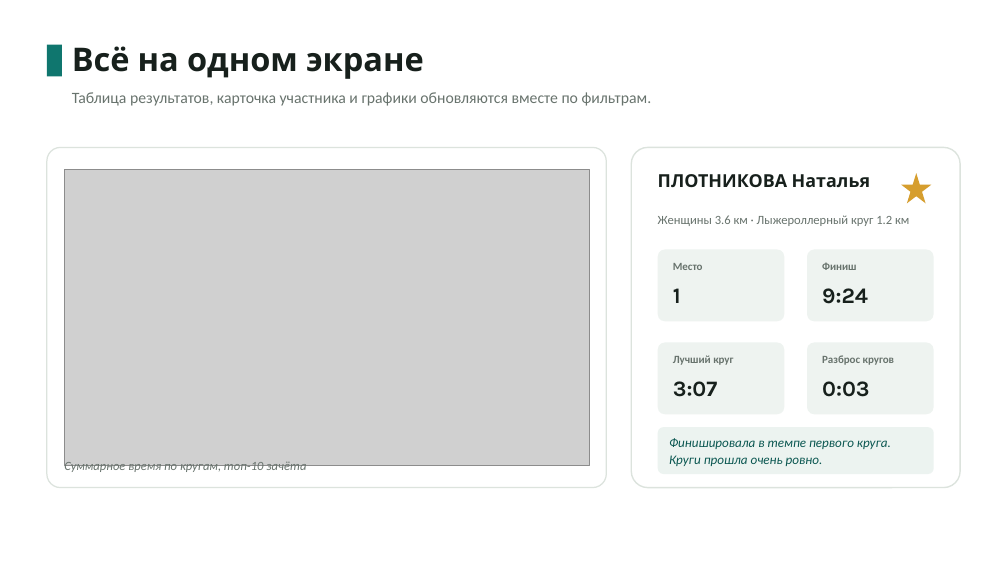
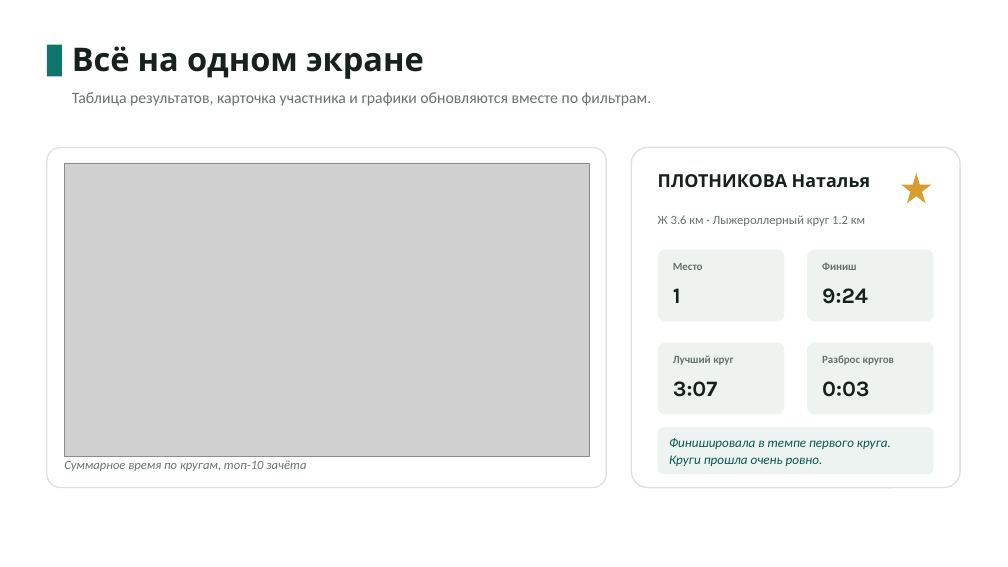
Before and after one commit to ken48/racelytics, a slide deck: slide 4 of Racelytics.pptx. Drawn at 1008x567 pixels with LibreOffice and Linux fonts; fonts in the diff are those of the drawing; grey boxes stand for pictures. Boxes give left, top, right and bottom in pixels: in the first picture for what was removed or moved away, otherwise in the second. Text is boxed around its words. In the diff, an @@ line names an element or a change of style, - is before the commit and + after.

```diff
--- a/Racelytics.pptx
+++ b/Racelytics.pptx
@@ picture: place and size @@
-picture at box(64, 169, 590, 466)
+picture at box(64, 163, 590, 457)
@@ text at box(658, 215, 865, 226): text changed @@
-Женщины 3.6 км · Лыжероллерный круг 1.2 км
+Ж 3.6 км · Лыжероллерный круг 1.2 км
```
Also in this commit, not shown: 2 other slides changed, 1 slide added, 1 slide removed.
